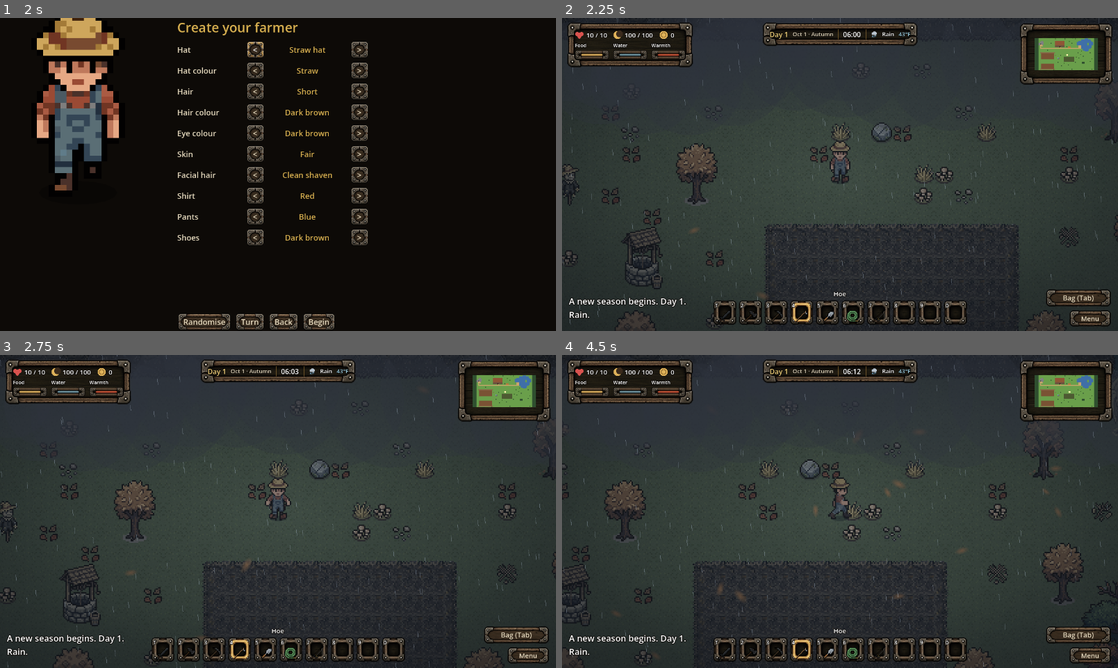
Above: before the commit, frames 1-4 (two rows, left to right).
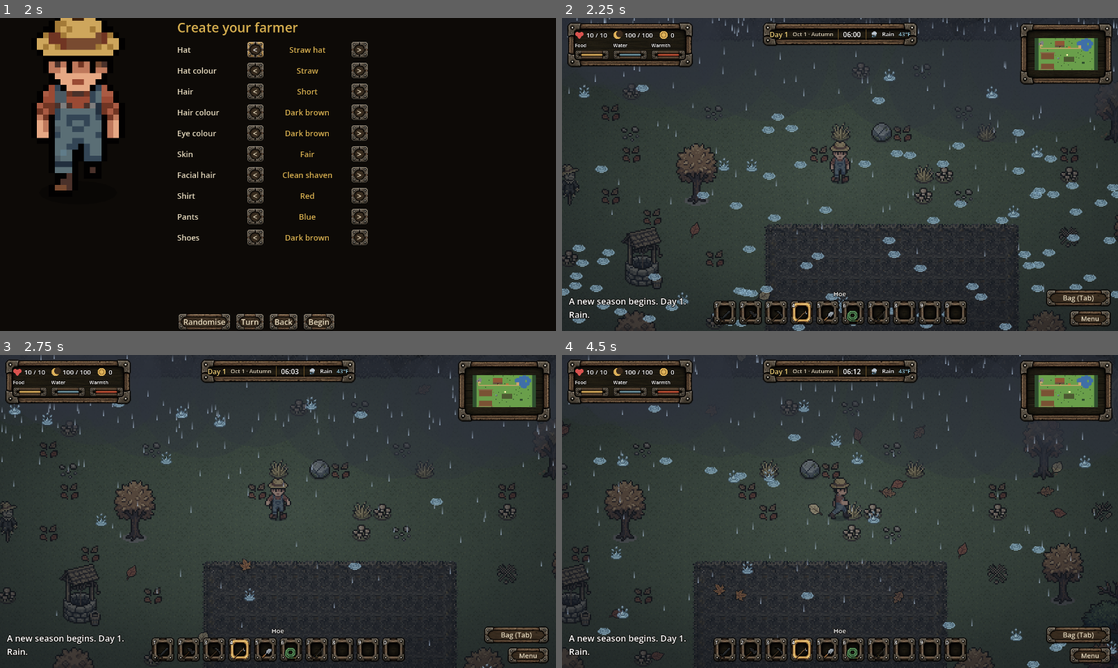
Above: after the commit, the same moments.

Repository: joshj1108/CrowCreekHollow
Game: Godot game, scene res://scenes/main.tscn
Same seed, same stepped clock (60 frames per second), same inputs: the game is played once before the commit and once after it.
Inputs (mouse positions are in pixels of both pictures, inside the frame that each line leads up to):
- Up to frame 1 (2 s): click "New Game" at 0.5 s; click "Slot 1: empty" at 1.25 s
- Up to frame 2 (2.25 s): click "Begin" at 2 s
- Up to frame 3 (2.75 s): no input
- Up to frame 4 (4.5 s): tap Enter (ui_accept) at 2.75, 3.02, 3.32 s; move the mouse to (962, 495) at 2.77 s; hold D (move_right) 2.78-3.5 s; tap Space (use) at 2.85 s; click (962, 495) at 2.92 s; drag from (728, 527) to (812, 574) at 3.52 s; move the mouse to (895, 442) at 4.27 s; hold D (move_right) from 4.28 s (still down); hold Right mouse button (block) from 4.28 s (still down)

Frame 1 is identical in both runs. In frame 2, 4.1% of the frame differs, in the area x 0-100%, y 0-100%; in frame 3, 1.5%; in frame 4, 2.4%.

Commit message:
Draw the weather with SpriteCook sprites
Rain falls as crisp pixel streaks that splash where they land, snow uses
sprite flakes and clumps, fog rolls by in faint wisps, and the autumn
leaves and spring petals use leaf and petal sprites.

Co-Authored-By: Claude Opus 5.5 <noreply@anthropic.com>

Diff:
--- a/scripts/main.gd
+++ b/scripts/main.gd
@@ -1474,6 +1474,11 @@
 	leaves_fx.amount = 46
 	petals_fx = _make_ambience(petal, Color(1.0, 0.82, 0.88), 1.9, 0.9, Vector2(0, 14), 16.0, 4.0)
 	petals_fx.amount = 40
+	if FARM_SPRITES:
+		# SpriteCook leaves and petals: four 16-pixel kinds in a strip, one picked at random for each particle,
+		# drawn at 2× and tumbling as they fall.
+		_use_strip(leaves_fx, "weather_leaves", 2.0)
+		_use_strip(petals_fx, "weather_petals", 1.5)
 	# Fireflies are bright dots that blink on and off as they drift.
 	fireflies_fx = _make_ambience(dot, Color(0.85, 1.0, 0.45), 1.3, 1.0, Vector2.ZERO, 10.0, 6.0)
 	fireflies_fx.spread = 180.0
@@ -1502,6 +1507,22 @@
 	tex.width = width
 	tex.height = height
 	return tex
+
+
+func _use_strip(fx: CPUParticles2D, art: String, scale_px: float) -> void:
+	fx.texture = FarmSprites.tex(art)
+	var mat := CanvasItemMaterial.new()
+	mat.particles_animation = true
+	mat.particles_anim_h_frames = 4
+	mat.particles_anim_v_frames = 1
+	fx.material = mat
+	fx.anim_speed_min = 0.0
+	fx.anim_speed_max = 0.0
+	fx.anim_offset_min = 0.0
+	fx.anim_offset_max = 1.0
+	fx.scale_amount_min = scale_px
+	fx.scale_amount_max = scale_px
+	fx.color = Color(1, 1, 1, 0.95)
 
 
 func _make_ambience(dot: Texture2D, color: Color, scale_px: float, alpha: float, gravity: Vector2, speed: float, life: float) -> CPUParticles2D:
--- a/scripts/weather.gd
+++ b/scripts/weather.gd
@@ -4,10 +4,20 @@
 ## The weather over the farm. Each morning the game picks a kind of weather for the season, and this
 ## overlay shows it: a grey wash, drifting clouds, a darkened edge, and rain, drizzle, or snow.
 ## Indoors and in the cave the overlay is hidden.
+##
+## With the SpriteCook art (art/farm/weather_*.png) rain falls as crisp pixel streaks that splash where
+## they land, snow falls as flakes and clumps, and fog rolls by in wisps. Without it the old soft shapes
+## are drawn.
 
 const MAX_DROPS := 320
 const CLOUDS := 6
 const WIND := 30.0          # sideways drift of the rain, in pixels per second
+const ART := "res://art/farm/"
+const CELL := 16            # each cell of the drops and splash strips
+const PIX := 3.0            # one art pixel on screen, matching the world's 3x scale
+const SPLASH_FPS := 14.0
+const SPLASH_SCALE := 2.0
+const FOG_WISPS := 7
 
 # How each kind of weather looks. Rain speeds are already halved from the first version.
 const PRESETS := {
@@ -30,6 +40,11 @@
 var edge_rect: TextureRect
 var rain_canvas: Control
 var rng := RandomNumberGenerator.new()
+var splashes: Array = []    # each: {"p": Vector2, "t": seconds since it landed}
+var wisps: Array = []       # each: {"p": Vector2, "v": drift speed, "s": scale, "a": alpha}
+var drops_tex: Texture2D
+var splash_tex: Texture2D
+var fog_tex: Texture2D
 
 
 func _ready() -> void:
@@ -62,8 +77,19 @@
 	rain_canvas.draw.connect(_draw_weather)
 	add_child(rain_canvas)
 
+	drops_tex = _art("weather_drops")
+	splash_tex = _art("weather_splash")
+	fog_tex = _art("weather_fog")
 	for i in MAX_DROPS:
 		drops.append({"p": Vector2(rng.randf() * size.x, rng.randf() * size.y), "v": 250.0})
+		_new_landing(drops[i], size)
+	for i in FOG_WISPS:
+		wisps.append({
+			"p": Vector2(rng.randf_range(-400.0, size.x), rng.randf_range(-40.0, size.y)),
+			"v": rng.randf_range(6.0, 16.0),
+			"s": rng.randf_range(2.5, 4.0),
+			"a": rng.randf_range(0.16, 0.3),
+		})
 	for i in CLOUDS:
 		clouds.append({
 			"c": Vector2(rng.randf() * size.x, rng.randf_range(-40.0, 120.0)),
@@ -89,6 +115,21 @@
 		d["v"] = rng.randf_range(speed.x, speed.y)
 
 
+func _art(name: String) -> Texture2D:
+	var path := ART + name + ".png"
+	return load(path) if ResourceLoader.exists(path) else null
+
+
+# Where a drop will hit the ground, somewhere on the screen, and how it is drawn: snow picks one of the
+# flake cells, mostly the small clump, and some flakes are nearer and bigger.
+func _new_landing(d: Dictionary, size: Vector2) -> void:
+	d["land"] = rng.randf_range(size.y * 0.15, size.y + 20.0)
+	d["len"] = rng.randi_range(4, 6)
+	var r := rng.randf()
+	d["cell"] = 1 if r < 0.12 else (3 if r < 0.22 else 2)
+	d["near"] = rng.randf() < 0.3
+
+
 func _fill(control: Control) -> void:
 	control.set_anchors_preset(Control.PRESET_FULL_RECT)
 	control.mouse_filter = Control.MOUSE_FILTER_IGNORE
@@ -101,9 +142,14 @@
 		var p: Vector2 = d["p"]
 		p.y += float(d["v"]) * delta
 		p.x += WIND * delta
-		if p.y > size.y:
-			p.y = -20.0
+		# Rain with art lands at its own spot and splashes; snow and the old rain fall off the bottom.
+		var lands := drops_tex != null and not snowing
+		if (lands and p.y > float(d["land"])) or p.y > size.y + 20.0:
+			if lands and splash_tex != null and splashes.size() < 120:
+				splashes.append({"p": p, "t": 0.0})
+			p.y = rng.randf_range(-40.0, -10.0)
 			p.x = rng.randf() * size.x
+			_new_landing(d, size)
 		if p.x > size.x:
 			p.x -= size.x
 		d["p"] = p
@@ -114,6 +160,20 @@
 		if centre.x - r > size.x:
 			centre.x = -r
 		c["c"] = centre
+	if active_drops == 0 or snowing:
+		splashes.clear()
+	for s in splashes.duplicate():
+		s["t"] = float(s["t"]) + delta
+		if float(s["t"]) * SPLASH_FPS >= 3.0:
+			splashes.erase(s)
+	if kind == "fog":
+		for w in wisps:
+			var wp: Vector2 = w["p"]
+			wp.x += float(w["v"]) * delta
+			if wp.x > size.x:
+				wp.x = -128.0 * float(w["s"])
+				wp.y = rng.randf_range(-40.0, size.y)
+			w["p"] = wp
 	rain_canvas.queue_redraw()
 
 
@@ -125,9 +185,38 @@
 		for i in 4:
 			var offset := Vector2((i - 1.5) * r * 0.45, sin(float(i)) * r * 0.12)
 			rain_canvas.draw_circle(centre + offset, r * 0.55, cloud)
+	if kind == "fog" and fog_tex != null:
+		for w in wisps:
+			var sc := float(w["s"])
+			var wp: Vector2 = w["p"]
+			rain_canvas.draw_texture_rect(fog_tex, Rect2(wp.snapped(Vector2(PIX, PIX)), fog_tex.get_size() * sc),
+				false, Color(1, 1, 1, float(w["a"])))
+	if drops_tex == null:
+		for i in active_drops:
+			var p: Vector2 = drops[i]["p"]
+			if snowing:
+				rain_canvas.draw_circle(p, 2.2, Color(0.95, 0.97, 1.0, 0.7))
+			else:
+				rain_canvas.draw_line(p, p + Vector2(WIND * 0.05, 14.0), Color(0.75, 0.82, 0.9, 0.35), 1.0)
+		return
 	for i in active_drops:
-		var p: Vector2 = drops[i]["p"]
+		var d: Dictionary = drops[i]
+		var p: Vector2 = (d["p"] as Vector2).snapped(Vector2(PIX, PIX))
 		if snowing:
-			rain_canvas.draw_circle(p, 2.2, Color(0.95, 0.97, 1.0, 0.7))
+			# The flake cells at 1x (a clump is a few pixels; a full flake is a near one); some clumps nearer, at 2x.
+			var sc := 2.0 if bool(d["near"]) and int(d["cell"]) == 2 else 1.0
+			var src := Rect2(int(d["cell"]) * CELL, 0, CELL, CELL)
+			rain_canvas.draw_texture_rect_region(drops_tex, Rect2(p, Vector2(CELL, CELL) * sc), src, Color(1, 1, 1, 0.85))
 		else:
-			rain_canvas.draw_line(p, p + Vector2(WIND * 0.05, 14.0), Color(0.75, 0.82, 0.9, 0.35), 1.0)
+			# A crisp streak one art pixel wide: a pale head over a fading tail.
+			var n := int(d["len"])
+			for k in n:
+				var a := 0.55 * (1.0 - float(k) / float(n))
+				rain_canvas.draw_rect(Rect2(p - Vector2(0, k * PIX), Vector2(PIX, PIX)), Color(0.72, 0.8, 0.9, a))
+	for s in splashes:
+		# Frame 0 is a standing drop; a landing streak goes straight to the burst, ring and ripple.
+		var f := mini(3, 1 + int(float(s["t"]) * SPLASH_FPS))
+		var box := Vector2(CELL, CELL) * SPLASH_SCALE
+		var at: Vector2 = (s["p"] as Vector2) - Vector2(box.x * 0.5, box.y * 0.75)
+		rain_canvas.draw_texture_rect_region(splash_tex, Rect2(at.snapped(Vector2(2, 2)), box),
+			Rect2(f * CELL, 0, CELL, CELL), Color(1, 1, 1, 0.7))
--- a/spritecook-assets.json
+++ b/spritecook-assets.json
@@ -385,5 +385,13 @@
       "hoe": "b285c708-4b20-4900-8cd5-a438d1ed45d6 (28px, scaled to 16)",
       "hammer": "6ecd6b80-551c-4e91-9326-20925c0f9540 (26px, scaled to 16)"
     }
+  },
+  "weather": {
+    "note": "art/farm/weather_*.png; drawn by scripts/weather.gd and the leaf and petal particles in main.gd",
+    "weather_drops": "93629559-352f-496f-9f7c-de244a317a04 (cell 0 rain streak, unused; cells 1-3 snow)",
+    "weather_splash": "879cead5-8c67-4282-b0c0-8fd338d8d885",
+    "weather_leaves": "37308920-6252-4430-805a-113ecd74bd61",
+    "weather_petals": "6759e135-0251-4374-823b-ed4eb745c881",
+    "weather_fog": "2100bee5-0241-468c-aa3f-238175db6eac"
   }
 }
Binary file added: art/farm/weather_drops.png
Not shown, added: art/farm/weather_drops.png.import
Binary file added: art/farm/weather_fog.png
Not shown, added: art/farm/weather_fog.png.import
Binary file added: art/farm/weather_leaves.png
Not shown, added: art/farm/weather_leaves.png.import
Binary file added: art/farm/weather_petals.png
Not shown, added: art/farm/weather_petals.png.import
Binary file added: art/farm/weather_splash.png
Not shown, added: art/farm/weather_splash.png.import
Not shown, changed: DESIGN.md
